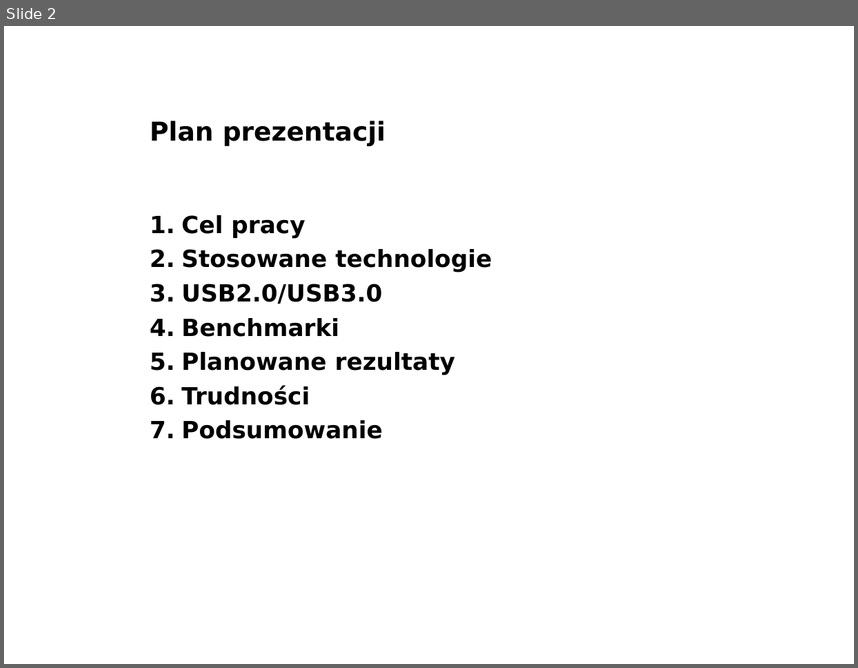
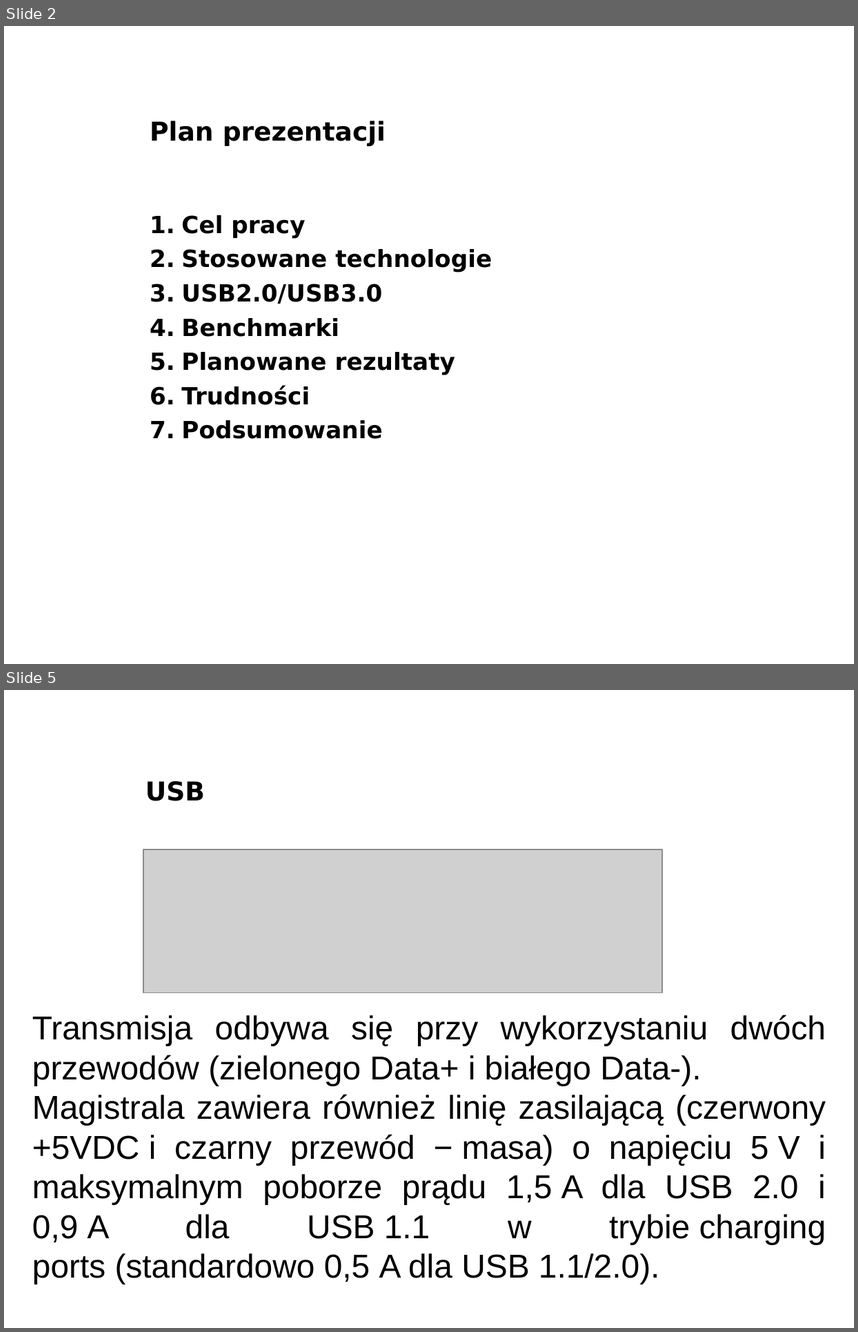
Before and after one commit to lpawlik91/USBSpeedTest, a slide deck: docs/seminaria1.ppt. Shown one above the other, each under a label of ours: slide 2 before the commit, slides 2 and 5 after it; the slides between them are not shown. The pictures are 858x668 and 858x1332 pixels, drawn with LibreOffice and Linux fonts; fonts in the diff are those of the drawing; grey boxes stand for pictures; background and template pictures are left out. Boxes give left, top, right and bottom in pixels: in the first picture for what was removed or moved away, otherwise in the second. Text is boxed around its words. In the diff, an @@ line names an element or a change of style, - is before the commit and + after.

```diff
--- a/docs/seminaria1.ppt
+++ b/docs/seminaria1.ppt
@@ slide 5 added at (4, 690, 854, 1328), background picture (left out) @@
@@ title added at (145, 781, 205, 801), 22 pt, text #000000, bold @@
+USB
@@ picture added at (143, 850, 662, 994) @@
@@ text added at (32, 1014, 826, 1283), 28 pt, text #000000 @@
+Transmisja odbywa się przy wykorzystaniu dwóch przewodów (zielonego Data+ i białego Data-).
+Magistrala zawiera również linię zasilającą (czerwony +5VDC i czarny przewód − masa) o napięciu 5 V i maksymalnym poborze prądu 1,5 A dla USB 2.0 i 0,9 A dla USB 1.1 w trybie charging ports (standardowo 0,5 A dla USB 1.1/2.0).
```
Also in this commit, not shown: 3 slides changed, 5 other slides added, 4 slides removed.
